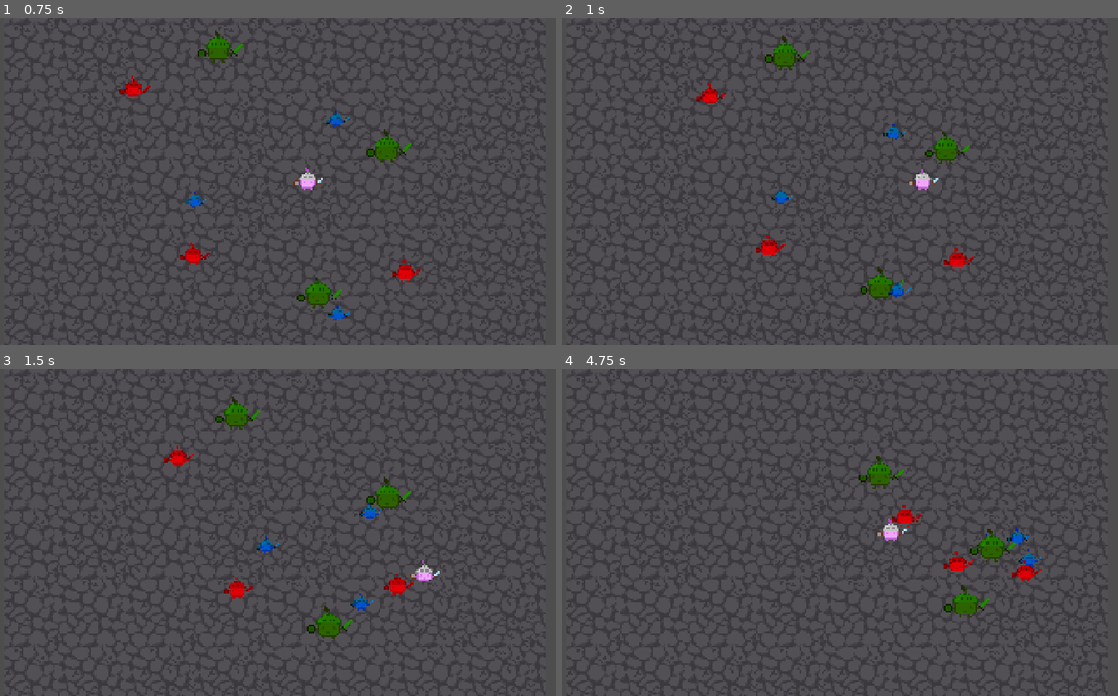
Above: before the commit, frames 1-4 (two rows, left to right).
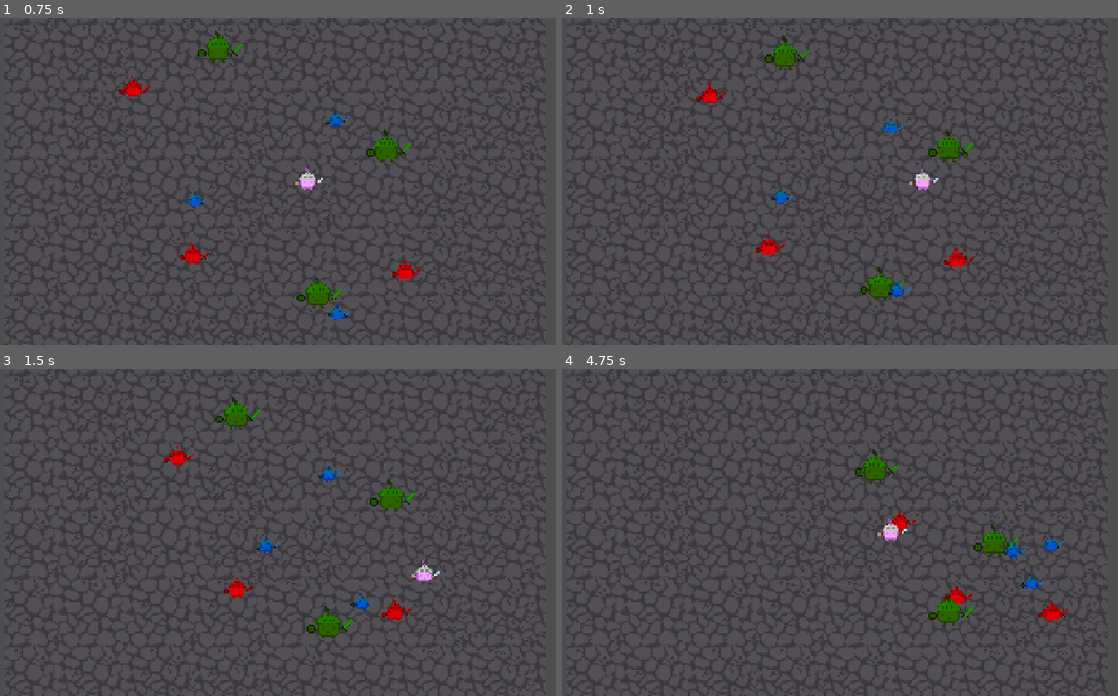
Above: after the commit, the same moments.

Repository: Mystievous/2025-mini-level-1
Game: Godot game, scene res://dev_workspaces/artemis/enemies/enemy_test_scene.tscn
The game is run twice, just before and just after one commit, with the same random seed, the same clock (stepped at 60 frames per second) and the same inputs. The project has no main scene, so this scene is started directly.
Inputs:
- Up to frame 1 (0.75 s): hold Right (ui_right) from 0.53 s (still down)
- Up to frame 2 (1 s): keep holding Right (ui_right)
- Up to frame 3 (1.5 s): release Right (ui_right) at 1.28 s; hold Down (ui_down) from 1.28 s (still down)
- Up to frame 4 (4.75 s): release Down (ui_down) at 2.03 s; hold Right (ui_right) 2.03-2.78 s; hold Up (ui_up) 2.78-3.53 s; hold Left (ui_left) from 3.53 s (still down)

Frame 1 is identical in both runs. In frame 2, 0.4% of the frame differs, in the area x 57-74%, y 30-45%; in frame 3, 0.8%; in frame 4, 2.3%, in the area x 52-91%, y 24-79%.

Commit message:
start implementing enemies attacking the player

Diff:
--- /dev/null
+++ b/characters/enemies/enemy_attack.gd
@@ -0,0 +1,98 @@
+extends Area2D
+
+@onready var shape: Shape2D = $CollisionShape2D.shape
+
+@export_group("Attack")
+@export var attack_color: Statics.ColorType
+
+## The time after attacking before the enemy can attack again
+@export_custom(PROPERTY_HINT_NONE, "suffix:seconds") var attack_cooldown: float = 0.75
+
+## The time that the enemy "warns" about attacks before actually attacking
+@export_custom(PROPERTY_HINT_NONE, "suffix:seconds") var attack_warning_time: float = 0.75
+
+## Multiplier for how far the enemy will "pull back" when warning an attack
+@export var warning_distance_multiplier: float = 8.0
+
+@export_group("Node References")
+@export var enemySprite: Sprite2D
+@export var enemyBehavior: EnemyBehavior
+
+@onready var cooldown_timer: Timer = Timer.new()
+@onready var warning_timer: Timer = Timer.new()
+
+var attack_tween: Tween
+
+var attack_direction: Vector2
+var initial_sprite_position: Vector2
+
+var is_on_cooldown: bool:
+	get():
+		return not cooldown_timer.is_stopped()
+
+var is_warning: bool:
+	get():
+		return not warning_timer.is_stopped()
+
+var attack_range: float:
+	get():
+		if shape is CircleShape2D:
+			return shape.radius
+		push_warning("enemy_attack collision shape must be a circle")
+		return 0.0
+
+func _ready() -> void:
+	initial_sprite_position = enemySprite.position
+
+	cooldown_timer.one_shot = true
+	cooldown_timer.wait_time = attack_cooldown
+	add_child(cooldown_timer)
+
+	warning_timer.one_shot = true
+	warning_timer.wait_time = attack_warning_time
+	add_child(warning_timer)
+	warning_timer.timeout.connect(_attack)
+
+func _process(_delta: float) -> void:
+	if not is_on_cooldown and not is_warning:
+		var bodies := get_overlapping_bodies()
+		for body in bodies:
+			if body.is_in_group("Player"):
+				var player_position = body.global_position
+
+				var vector_towards_player = Vector2.from_angle(get_parent().global_position.angle_to_point(player_position)).normalized()
+
+				# Start warning for an attack towards the current player position
+				attack_direction = vector_towards_player
+				enemyBehavior.disable_movement = true
+				warning_timer.start()
+
+	if is_warning:
+		enemySprite.position = initial_sprite_position + -(attack_direction * (warning_timer.wait_time - warning_timer.time_left) * warning_distance_multiplier)
+
+func _attack():
+	if attack_tween:
+		attack_tween.kill()
+	attack_tween = create_tween()
+	attack_tween.tween_property(enemySprite, "position", initial_sprite_position, 0.05)
+
+	print("Trying Attack")
+	var space_state := get_world_2d().direct_space_state
+	# use global coordinates, not local to node
+	var query := PhysicsRayQueryParameters2D.create(global_position, global_position + (attack_direction * attack_range))
+	query.collision_mask = collision_mask
+	query.exclude = [self]
+	query.collide_with_areas = true
+	query.collide_with_bodies = false
+	var result := space_state.intersect_ray(query)
+
+	if result and result.collider:
+		print("Something Found")
+		print(result.collider)
+		if result.collider.has_method("hurt"):
+			print("It had hurt!")
+			result.collider.hurt(attack_color)
+
+	enemyBehavior.disable_movement = false
+	cooldown_timer.start()
+	pass
--- a/characters/enemies/jester.tscn
+++ b/characters/enemies/jester.tscn
@@ -1,14 +1,18 @@
-[gd_scene load_steps=6 format=3 uid="uid://drebcau7s58qn"]
+[gd_scene load_steps=8 format=3 uid="uid://drebcau7s58qn"]
 
 [ext_resource type="Texture2D" uid="uid://c8ya0sik6kghv" path="res://characters/player/assets/MC_KnightBlob.png" id="1_wtjtx"]
 [ext_resource type="PackedScene" uid="uid://bpyugc671abl0" path="res://components/hitbox.tscn" id="2_rmiuj"]
 [ext_resource type="PackedScene" uid="uid://dnyqgb7hecb1v" path="res://components/enemy_behavior.tscn" id="3_kyeje"]
+[ext_resource type="PackedScene" uid="uid://d3ob6s2xdv652" path="res://components/enemy_attack.tscn" id="4_rmiuj"]
 
 [sub_resource type="RectangleShape2D" id="RectangleShape2D_g64rt"]
 size = Vector2(16, 16)
 
 [sub_resource type="RectangleShape2D" id="RectangleShape2D_rmiuj"]
 size = Vector2(26, 27)
+
+[sub_resource type="CircleShape2D" id="CircleShape2D_pfnhy"]
+radius = 74.06078
 
 [node name="Jester" type="CharacterBody2D"]
 collision_layer = 4
@@ -30,3 +34,11 @@
 
 [node name="EnemyBehavior" parent="." instance=ExtResource("3_kyeje")]
 speed_multiplier = 0.6
+
+[node name="EnemyAttack" parent="." node_paths=PackedStringArray("enemySprite", "enemyBehavior") instance=ExtResource("4_rmiuj")]
+enemySprite = NodePath("../Sprite2D")
+enemyBehavior = NodePath("../EnemyBehavior")
+
+[node name="CollisionShape2D" type="CollisionShape2D" parent="EnemyAttack"]
+shape = SubResource("CircleShape2D_pfnhy")
+debug_color = Color(0.9098039, 0.34509805, 0.3529412, 0.101960786)
--- a/characters/enemies/moth.tscn
+++ b/characters/enemies/moth.tscn
@@ -1,14 +1,18 @@
-[gd_scene load_steps=6 format=3 uid="uid://rhi68tw21wia"]
+[gd_scene load_steps=8 format=3 uid="uid://rhi68tw21wia"]
 
 [ext_resource type="PackedScene" uid="uid://bpyugc671abl0" path="res://components/hitbox.tscn" id="1_17k4o"]
 [ext_resource type="Texture2D" uid="uid://c8ya0sik6kghv" path="res://characters/player/assets/MC_KnightBlob.png" id="2_6bx76"]
 [ext_resource type="PackedScene" uid="uid://dnyqgb7hecb1v" path="res://components/enemy_behavior.tscn" id="3_ek5n7"]
+[ext_resource type="PackedScene" uid="uid://d3ob6s2xdv652" path="res://components/enemy_attack.tscn" id="4_6bx76"]
 
 [sub_resource type="RectangleShape2D" id="RectangleShape2D_g64rt"]
 size = Vector2(12, 12)
 
 [sub_resource type="RectangleShape2D" id="RectangleShape2D_rmiuj"]
 size = Vector2(20, 19)
+
+[sub_resource type="CircleShape2D" id="CircleShape2D_ek5n7"]
+radius = 44.011364
 
 [node name="Moth" type="CharacterBody2D"]
 collision_layer = 4
@@ -34,3 +38,11 @@
 avoidance_layers = 4
 avoidance_mask = 4
 speed_multiplier = 0.9
+
+[node name="EnemyAttack" parent="." node_paths=PackedStringArray("enemySprite", "enemyBehavior") instance=ExtResource("4_6bx76")]
+enemySprite = NodePath("../Sprite2D")
+enemyBehavior = NodePath("../EnemyBehavior")
+
+[node name="CollisionShape2D" type="CollisionShape2D" parent="EnemyAttack"]
+shape = SubResource("CircleShape2D_ek5n7")
+debug_color = Color(0.9098039, 0.34509805, 0.3529412, 0.101960786)
--- a/characters/enemies/tree.tscn
+++ b/characters/enemies/tree.tscn
@@ -1,14 +1,18 @@
-[gd_scene load_steps=6 format=3 uid="uid://dla32lb7q5d2l"]
+[gd_scene load_steps=8 format=3 uid="uid://dla32lb7q5d2l"]
 
 [ext_resource type="PackedScene" uid="uid://bpyugc671abl0" path="res://components/hitbox.tscn" id="1_3k34j"]
 [ext_resource type="Texture2D" uid="uid://c8ya0sik6kghv" path="res://characters/player/assets/MC_KnightBlob.png" id="2_6xidp"]
 [ext_resource type="PackedScene" uid="uid://dnyqgb7hecb1v" path="res://components/enemy_behavior.tscn" id="3_pllno"]
+[ext_resource type="PackedScene" uid="uid://d3ob6s2xdv652" path="res://components/enemy_attack.tscn" id="4_6xidp"]
 
 [sub_resource type="RectangleShape2D" id="RectangleShape2D_g64rt"]
 size = Vector2(24, 24)
 
 [sub_resource type="RectangleShape2D" id="RectangleShape2D_rmiuj"]
 size = Vector2(38, 39)
+
+[sub_resource type="CircleShape2D" id="CircleShape2D_pllno"]
+radius = 74.06078
 
 [node name="Tree" type="CharacterBody2D"]
 collision_layer = 4
@@ -35,3 +39,11 @@
 avoidance_mask = 2
 target_distance_from_player = 50.0
 speed_multiplier = 0.3
+
+[node name="EnemyAttack" parent="." node_paths=PackedStringArray("enemySprite", "enemyBehavior") instance=ExtResource("4_6xidp")]
+enemySprite = NodePath("../Sprite2D")
+enemyBehavior = NodePath("../EnemyBehavior")
+
+[node name="CollisionShape2D" type="CollisionShape2D" parent="EnemyAttack"]
+shape = SubResource("CircleShape2D_pllno")
+debug_color = Color(0.9098039, 0.34509805, 0.3529412, 0.101960786)
--- /dev/null
+++ b/components/enemy_attack.tscn
@@ -0,0 +1,9 @@
+[gd_scene load_steps=2 format=3 uid="uid://d3ob6s2xdv652"]
+
+[ext_resource type="Script" uid="uid://jnruwy6puok0" path="res://characters/enemies/enemy_attack.gd" id="1_43ivf"]
+
+[node name="EnemyAttack" type="Area2D"]
+collision_layer = 0
+collision_mask = 2
+monitorable = false
+script = ExtResource("1_43ivf")
--- a/components/enemy_behavior.gd
+++ b/components/enemy_behavior.gd
@@ -1,10 +1,13 @@
 extends NavigationAgent2D
+class_name EnemyBehavior
 
 ## The distance that this enemy will try to stay at from the player.
 @export_custom(PROPERTY_HINT_NONE, "suffix:px") var target_distance_from_player: float = 30.0
 
 ## The speed (multiplied by `Statics.base_move_speed / 2`) that the enemy will move.
 @export_range(0, 2, 0.05, "or_greater") var speed_multiplier: float = 1.0
+
+var disable_movement: bool = false
 
 var move_speed:
 	get():
@@ -40,6 +43,10 @@
 	return player_position + vector_player_towards_self
 
 func _physics_process(_delta: float) -> void:
+	if disable_movement:
+		velocity = Vector2()
+		parent.move_and_slide()
+		return
 	if not player:
 		return
 
--- a/components/hitbox.gd
+++ b/components/hitbox.gd
@@ -11,6 +11,6 @@
 signal killed
 
 func hurt(attack_color: Statics.ColorType):
-	if use_color and attack_color == color:
+	if not use_color or attack_color == color:
 		get_parent().queue_free()
 		killed.emit()
--- a/dev_workspaces/artemis/test_player.tscn
+++ b/dev_workspaces/artemis/test_player.tscn
@@ -17,6 +17,8 @@
 shape = SubResource("RectangleShape2D_goxvr")
 
 [node name="Hitbox" parent="." instance=ExtResource("3_0j5v1")]
+collision_layer = 2
+collision_mask = 0
 
 [node name="CollisionShape2D" type="CollisionShape2D" parent="Hitbox"]
 position = Vector2(0, -0.5)
Not shown, added: characters/enemies/enemy_attack.gd.uid
